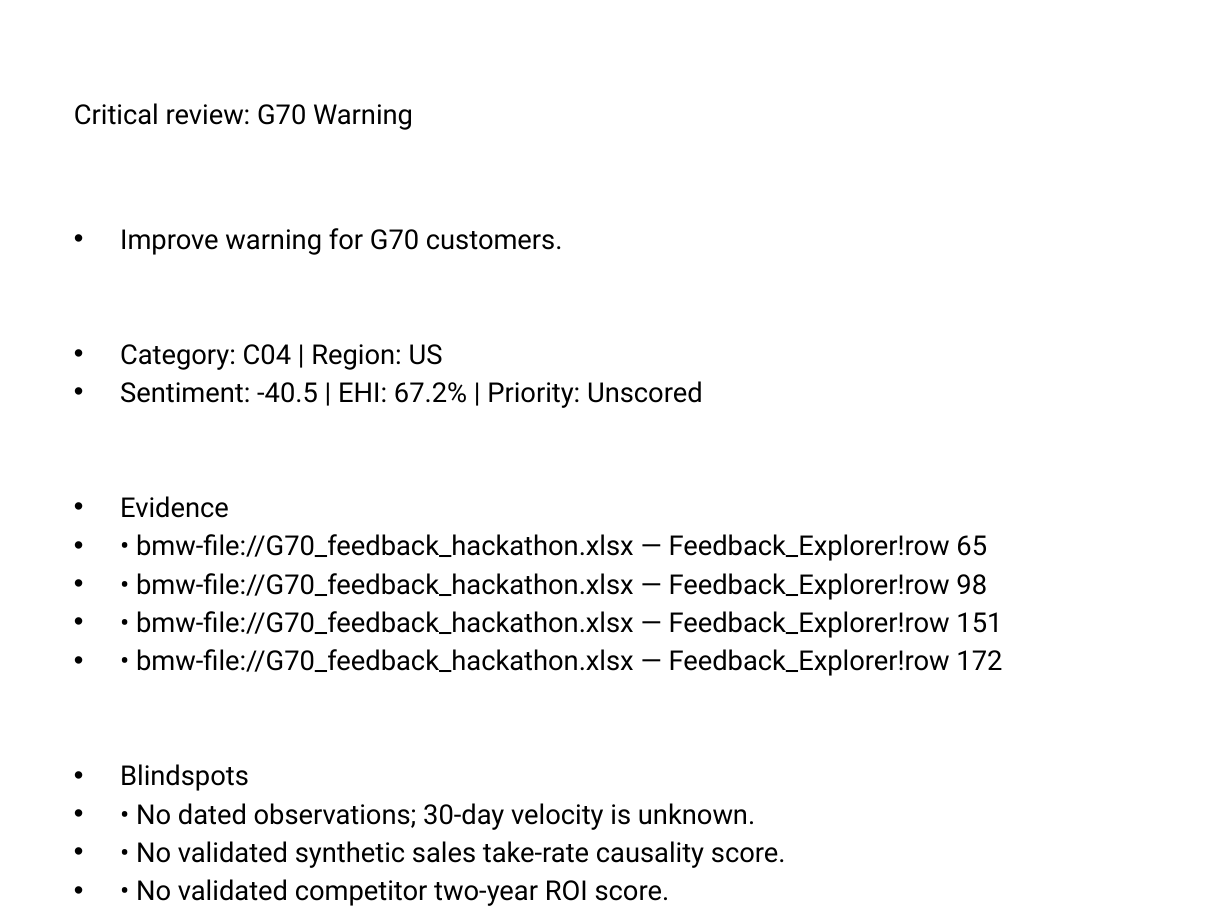
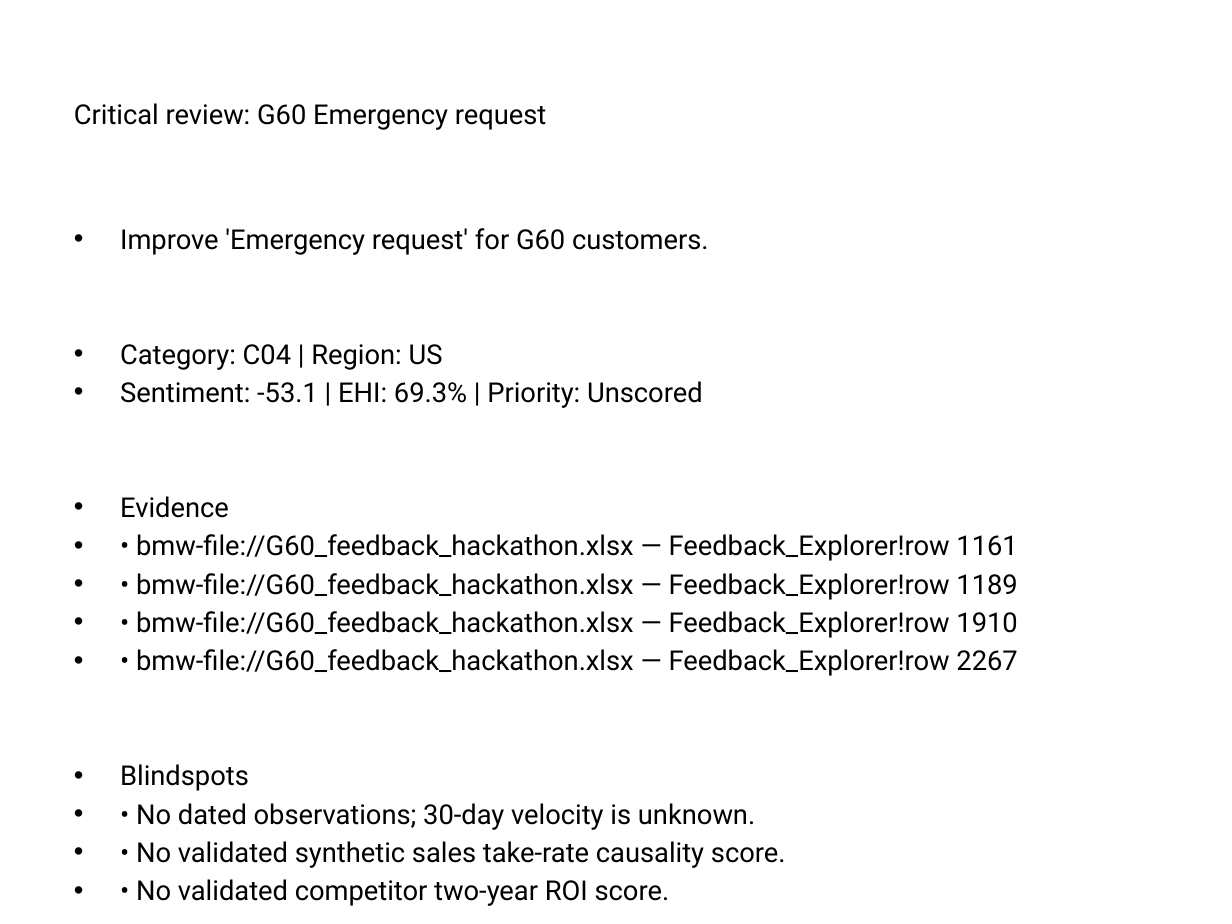
Before and after one commit to Eskender-Assefa/EHL-Hackathon, a slide deck: slide 9 of automotive_data_pipeline/output/published/BMW_board_deck.pptx. Drawn at 1232x924 pixels with LibreOffice and Linux fonts; fonts in the diff are those of the drawing. Boxes give left, top, right and bottom in pixels: in the first picture for what was removed or moved away, otherwise in the second. Text is boxed around its words. In the diff, an @@ line names an element or a change of style, - is before the commit and + after.

Commit message:
chore(output): regenerate published results with label-based classification
188 requirement candidates (11 Critical review, 177 Unscored). The audit
log is a fresh 188-event chain; the previous chain remains in history.

```diff
--- a/automotive_data_pipeline/output/published/BMW_board_deck.pptx
+++ b/automotive_data_pipeline/output/published/BMW_board_deck.pptx
@@ title at (74, 103, 547, 130): text changed @@
-Critical review: G70 Warning
+Critical review: G60 Emergency request
@@ text at (120, 228, 709, 255): text changed @@
-• Improve warning for G70 customers.
+• Improve 'Emergency request' for G60 customers.
@@ text at (120, 381, 703, 408): text changed @@
-• Sentiment: -40.5 | EHI: 67.2% | Priority: Unscored
+• Sentiment: -53.1 | EHI: 69.3% | Priority: Unscored
@@ text at (136, 534, 1017, 676): text changed @@
-• • bmw-file://G70_feedback_hackathon.xlsx — Feedback_Explorer!row 65
-• • bmw-file://G70_feedback_hackathon.xlsx — Feedback_Explorer!row 98
-• • bmw-file://G70_feedback_hackathon.xlsx — Feedback_Explorer!row 151
-• • bmw-file://G70_feedback_hackathon.xlsx — Feedback_Explorer!row 172
+• • bmw-file://G60_feedback_hackathon.xlsx — Feedback_Explorer!row 1161
+• • bmw-file://G60_feedback_hackathon.xlsx — Feedback_Explorer!row 1189
+• • bmw-file://G60_feedback_hackathon.xlsx — Feedback_Explorer!row 1910
+• • bmw-file://G60_feedback_hackathon.xlsx — Feedback_Explorer!row 2267
```
Also in this commit, not shown: 20 other slides changed, 6 other files.
